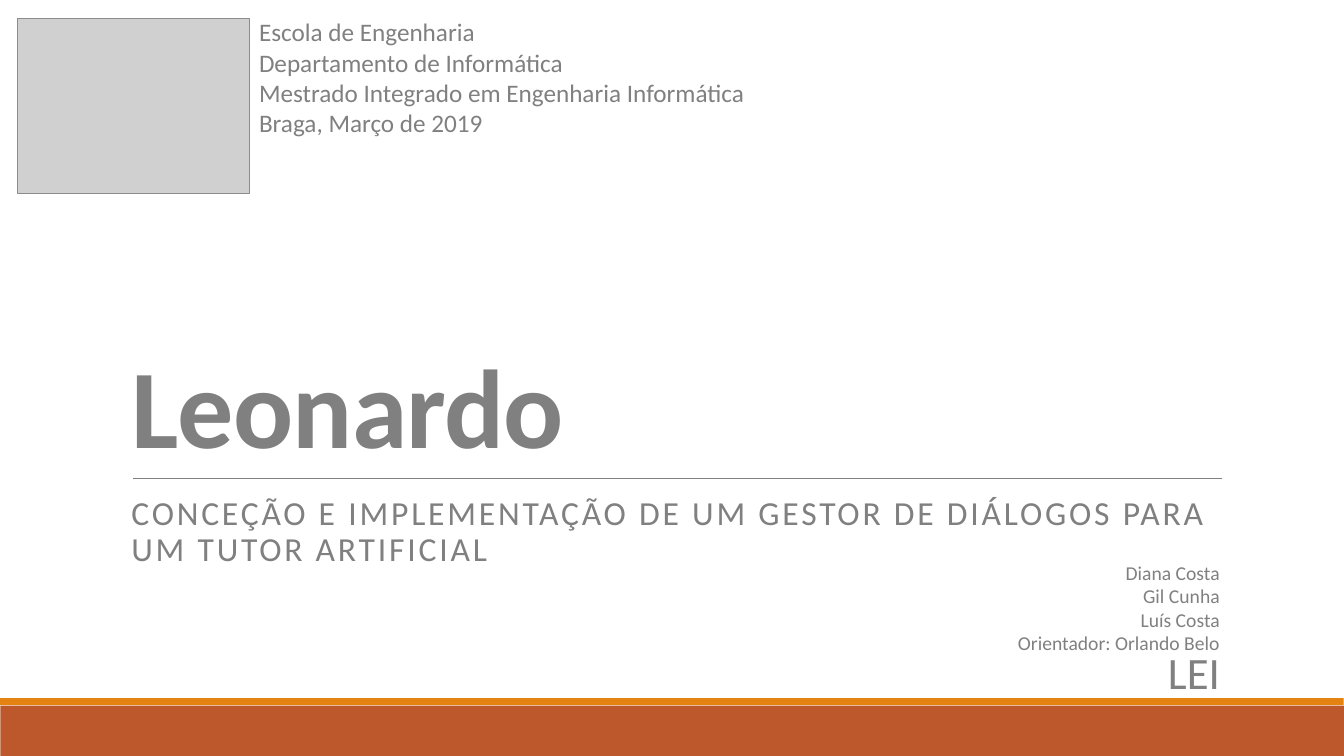
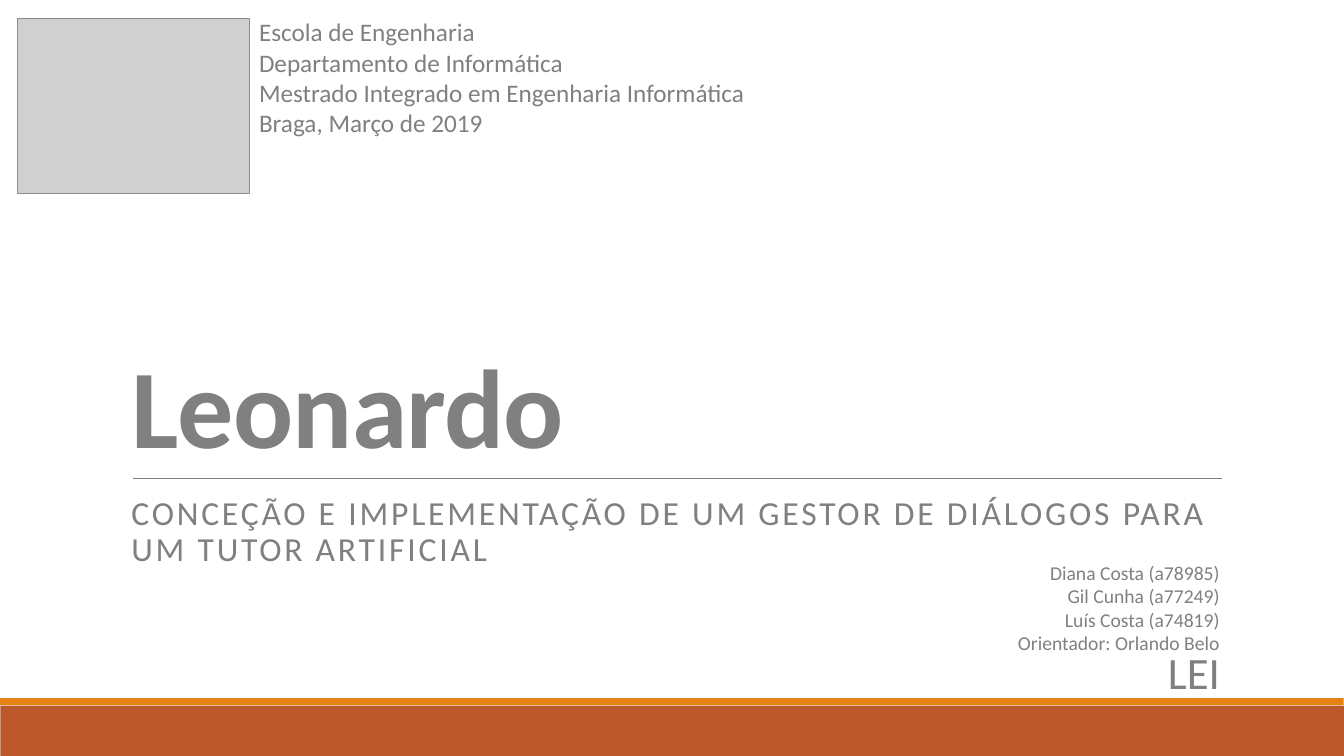
Before and after one commit to diisnc/Dialog_Agent_1819, a slide deck: slide 1 of Report/presentation.pptx. Drawn at 1344x756 pixels with LibreOffice and Linux fonts; fonts in the diff are those of the drawing; grey boxes stand for pictures. Boxes give left, top, right and bottom in pixels: in the first picture for what was removed or moved away, otherwise in the second. Text is boxed around its words. In the diff, an @@ line names an element or a change of style, - is before the commit and + after.

```diff
--- a/Report/presentation.pptx
+++ b/Report/presentation.pptx
@@ text at (1018, 566, 1220, 650): text changed @@
-Diana Costa
-Gil Cunha
-Luís Costa
-Orientador: Orlando Belo
+Diana Costa (a78985)
+Gil Cunha (a77249)
+Luís Costa (a74819)
+Orientador: Orlando Belo
```
Also in this commit, not shown: 9 other slides changed, 1 other file.
